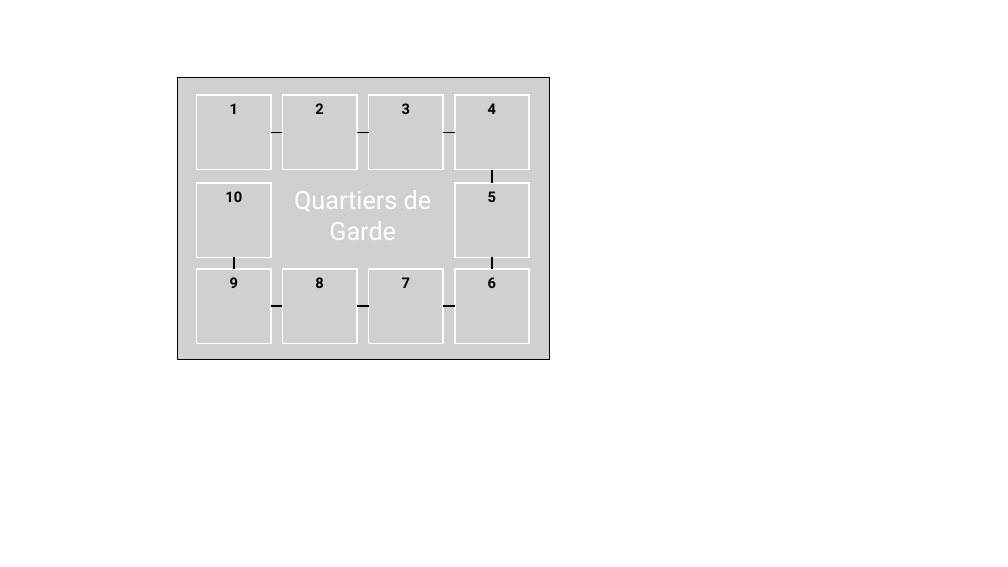
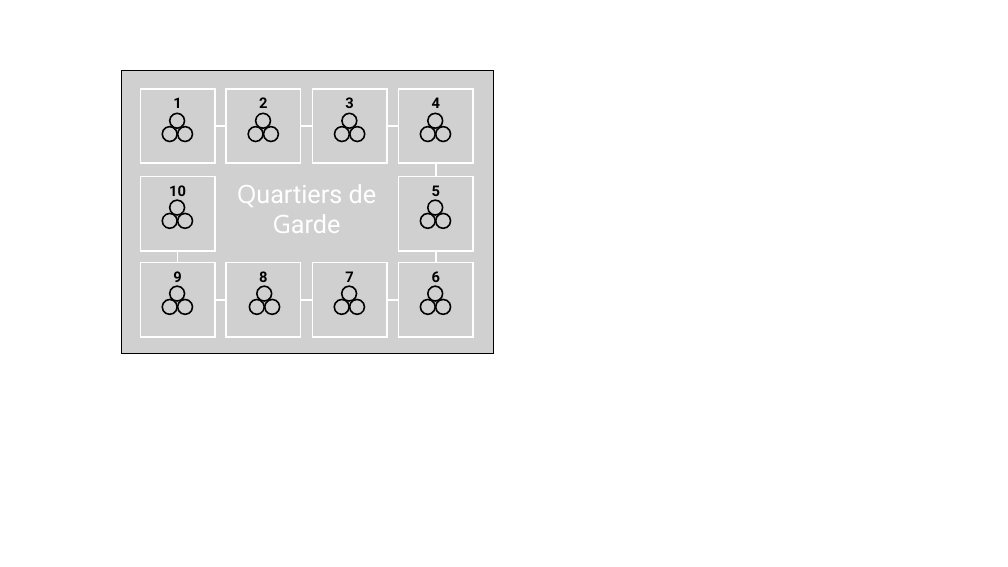
Before and after one commit to LucasBorboleta/Terre-de-Barons, a slide deck: slide 2 of pictures/Quartiers-de-Garde-fr/Quartiers-de-Garde-fr.pptx. Drawn at 1008x567 pixels with LibreOffice and Linux fonts; fonts in the diff are those of the drawing; grey boxes stand for pictures. Boxes give left, top, right and bottom in pixels: in the first picture for what was removed or moved away, otherwise in the second. Text is boxed around its words. In the diff, an @@ line names an element or a change of style, - is before the commit and + after.

Commit message:
meilleir design de la piste de Garde

```diff
--- a/pictures/Quartiers-de-Garde-fr/Quartiers-de-Garde-fr.pptx
+++ b/pictures/Quartiers-de-Garde-fr/Quartiers-de-Garde-fr.pptx
@@ line (215, 126) - (226, 126): stroke #000000 1.5 pt to #FFFFFF 1.5 pt @@
@@ line (301, 126) - (312, 126): stroke #000000 1.5 pt to #FFFFFF 1.5 pt @@
@@ line (387, 126) - (399, 126): stroke #000000 1.5 pt to #FFFFFF 1.5 pt @@
@@ 11 pictures, 9 lines, 1 text: place and size @@
-11 pictures, 9 lines, 1 text at box(178, 77, 550, 360)
+11 pictures, 9 lines, 1 text at box(122, 71, 494, 354)
@@ text "Quartiers de Garde" at box(237, 184, 377, 233): font Roboto to Open Sans in "Quartiers Garde" @@
@@ line (436, 163) - (436, 177): stroke #000000 1.5 pt to #FFFFFF 1.5 pt @@
@@ line (178, 251) - (178, 262): stroke #000000 1.5 pt to #FFFFFF 1.5 pt @@
@@ line (436, 251) - (436, 262): stroke #000000 1.5 pt to #FFFFFF 1.5 pt @@
@@ group added at box(163, 113, 451, 315): 30 ellipses @@
@@ line (215, 300) - (226, 300): stroke #000000 1.5 pt to #FFFFFF 1.5 pt @@
@@ line (301, 300) - (312, 300): stroke #000000 1.5 pt to #FFFFFF 1.5 pt @@
@@ line (387, 300) - (399, 300): stroke #000000 1.5 pt to #FFFFFF 1.5 pt @@
```
Also in this commit, not shown: 2 other files.
